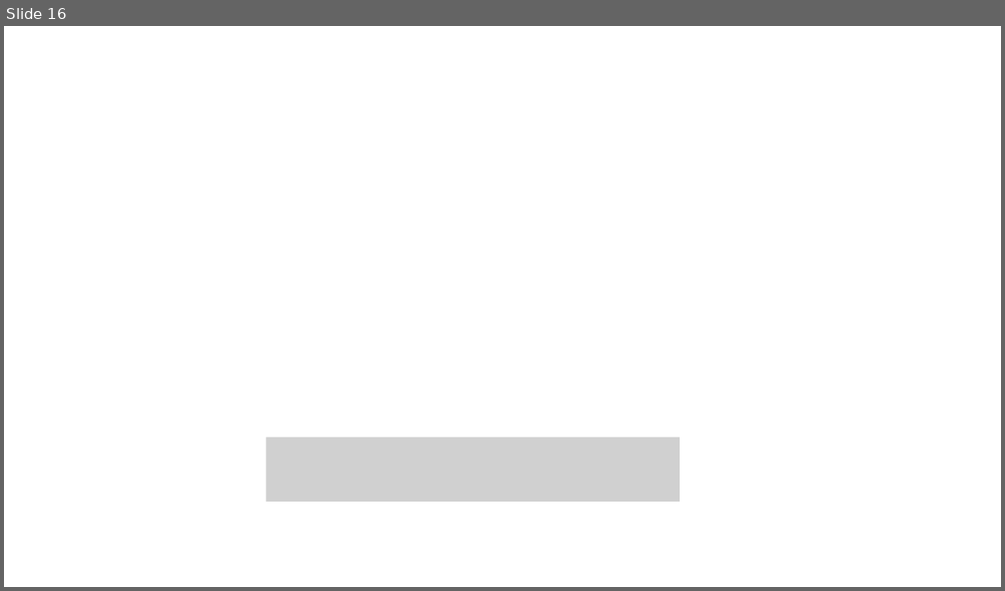
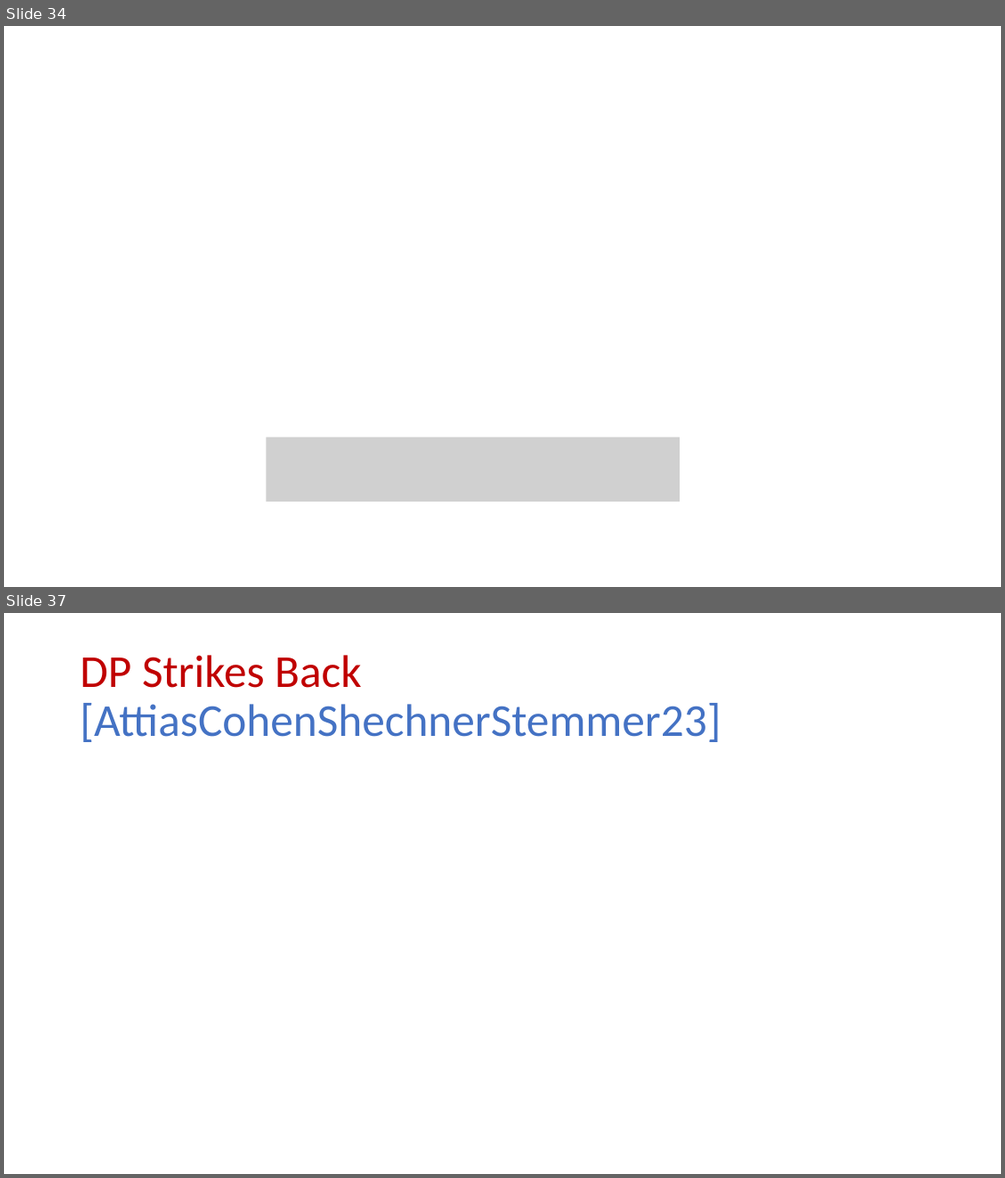
Before and after one commit to samsonzhou/samsonzhou.github.io, a slide deck: other-talks/Adversarial Robustness in the Streaming Model.pptx. Shown one above the other, each under a label of ours: slide 16 before the commit, slides 34 and 37 after it; the slides between them are not shown. The pictures are 1005x591 and 1005x1178 pixels, drawn with LibreOffice and Linux fonts; fonts in the diff are those of the drawing; grey boxes stand for pictures. Boxes give left, top, right and bottom in pixels: in the first picture for what was removed or moved away, otherwise in the second. Text is boxed around its words. In the diff, an @@ line names an element or a change of style, - is before the commit and + after.

```diff
--- a/other-talks/Adversarial Robustness in the Streaming Model.pptx
+++ b/other-talks/Adversarial Robustness in the Streaming Model.pptx
@@ slide 37 added at <box>4,613,1001,1174</box>, background #FFFFFF @@
@@ title added at <box>80,655,720,742</box>, 44 pt, text #4472C4 @@
+DP Strikes Back [AttiasCohenShechnerStemmer23]
@@ what was slide 16 is now slide 34 @@
```
Also in this commit, not shown: 1 slide changed, 21 other slides added, 3 slides removed, 1 other file.
